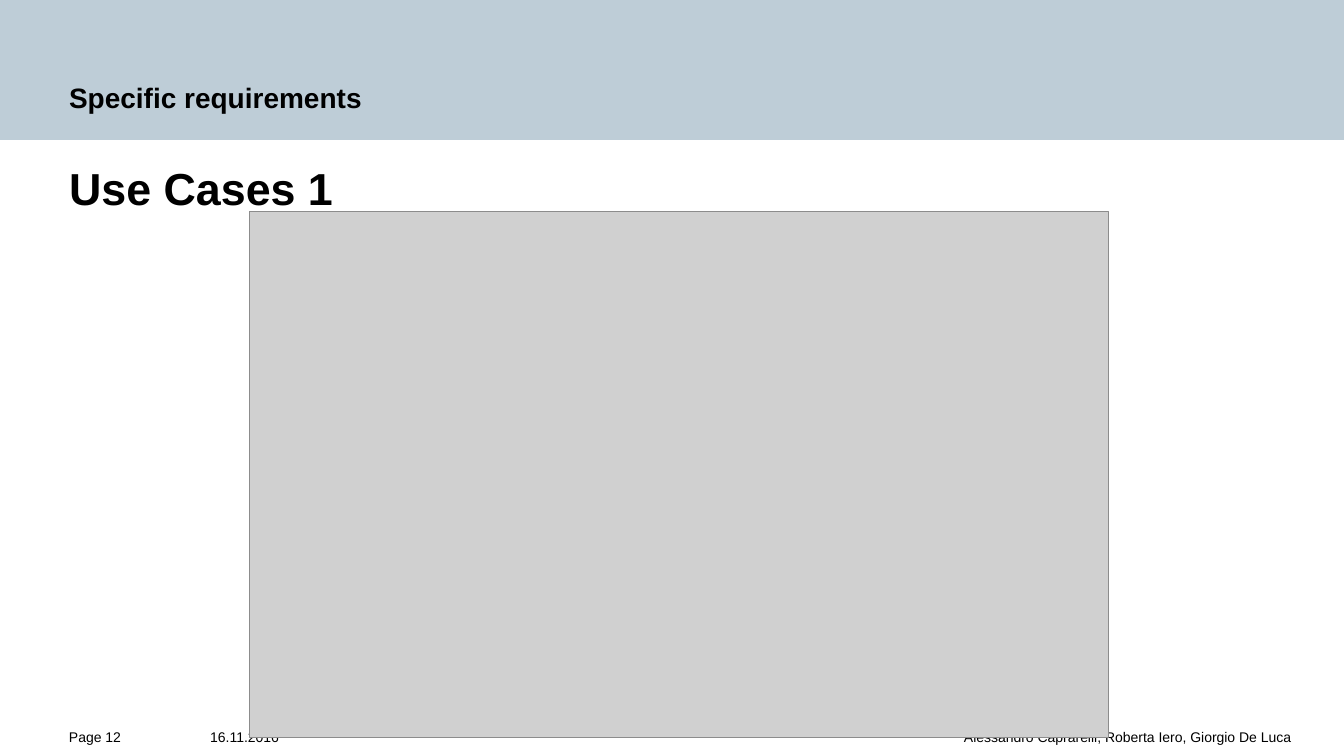
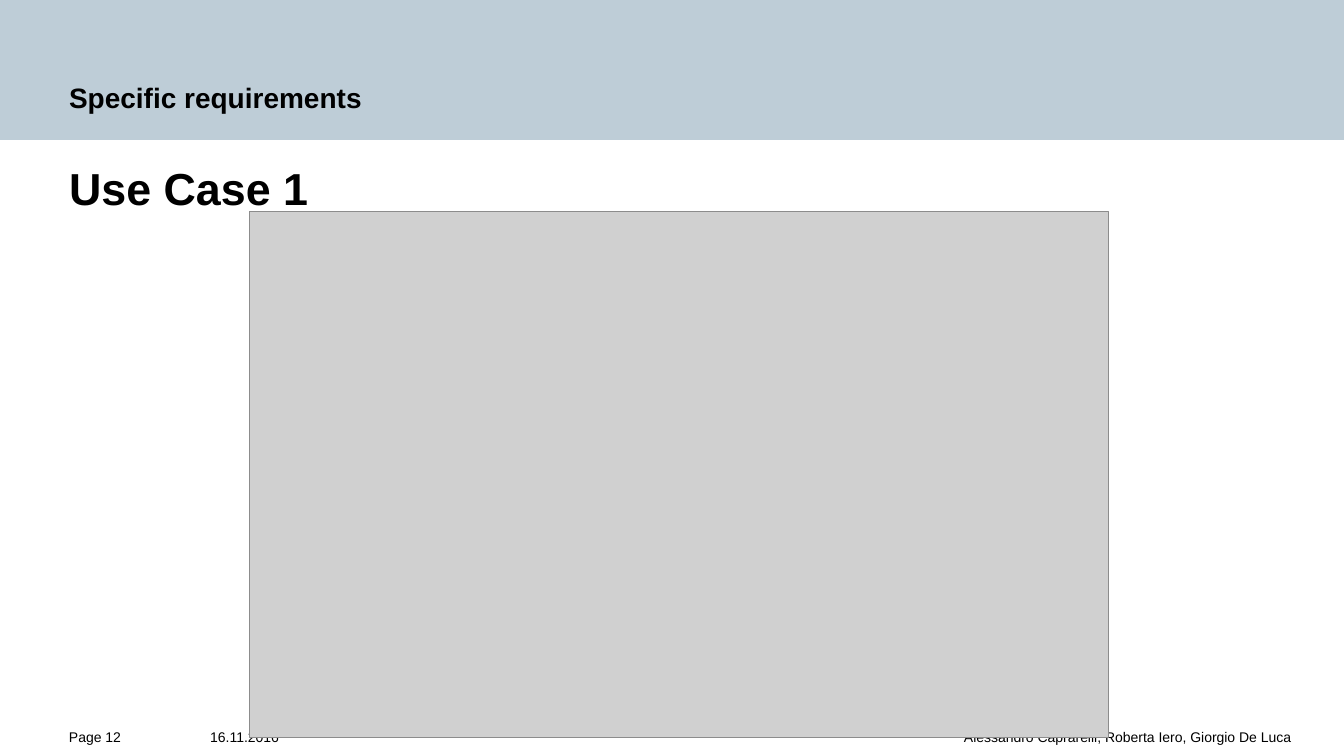
Before and after one commit to alcaprar/CIDSoftwareEngineering2, a slide deck: slide 12 of RASD/Slide.pptx. Drawn at 1344x756 pixels with LibreOffice and Linux fonts; fonts in the diff are those of the drawing; grey boxes stand for pictures; background and template pictures are left out. Boxes give left, top, right and bottom in pixels: in the first picture for what was removed or moved away, otherwise in the second. Text is boxed around its words. In the diff, an @@ line names an element or a change of style, - is before the commit and + after.

Commit message:
Slides

```diff
--- a/RASD/Slide.pptx
+++ b/RASD/Slide.pptx
@@ text at [69,173,308,214]: text changed @@
-Use Cases 1
+Use Case 1
```
Also in this commit, not shown: 1 other slide changed.
